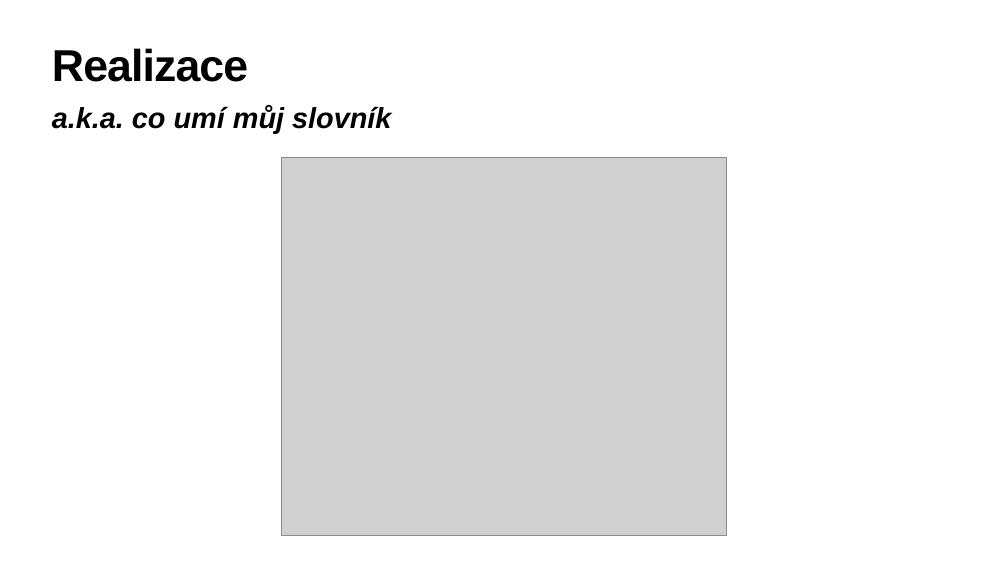
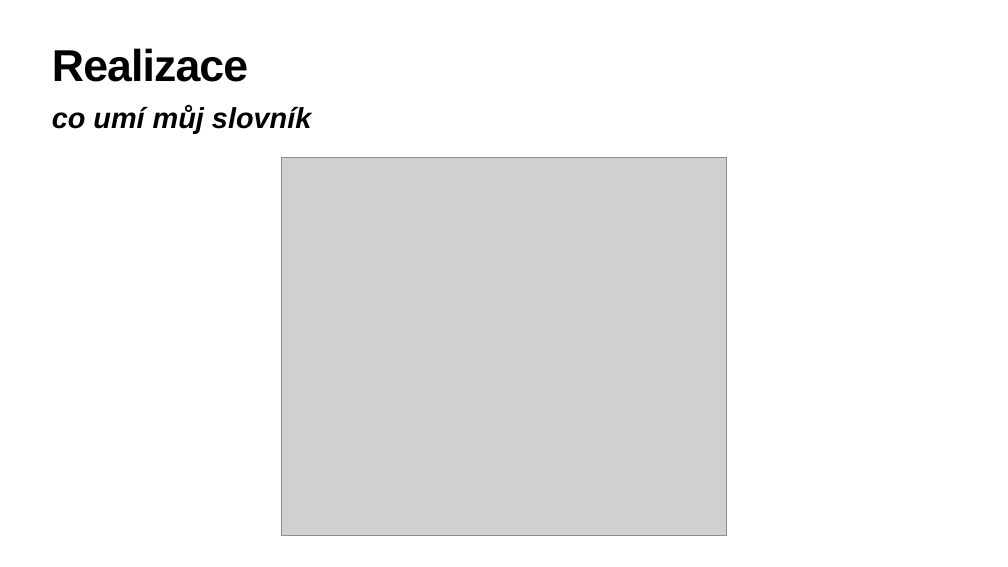
Before and after one commit to mrmidi/VSPJ-DSA, a slide deck: slide 3 of Semestral/Presentation.pptx. Drawn at 1008x567 pixels with LibreOffice and Linux fonts; fonts in the diff are those of the drawing; grey boxes stand for pictures. Boxes give left, top, right and bottom in pixels: in the first picture for what was removed or moved away, otherwise in the second. Text is boxed around its words. In the diff, an @@ line names an element or a change of style, - is before the commit and + after.

```diff
--- a/Semestral/Presentation.pptx
+++ b/Semestral/Presentation.pptx
@@ text at (52,106,311,134): text changed @@
-a.k.a. co umí můj slovník
+co umí můj slovník
```
Also in this commit, not shown: 1 other slide changed, 2 slides added, 3 other files.
